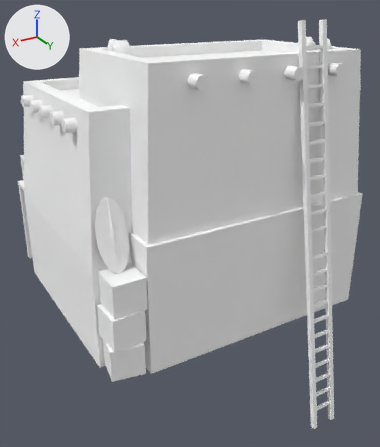
The glTF model assets/models/buildings/ptol_house_02.glb as it was, and as the next commit left it.
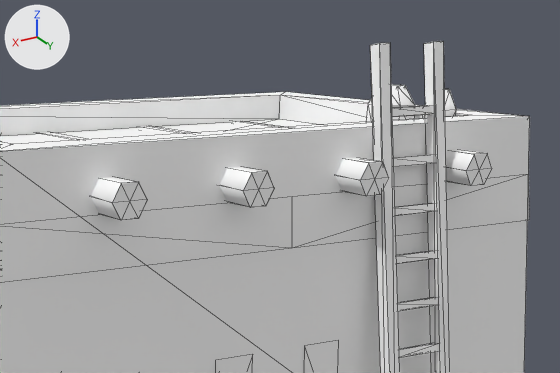
Old and new are each drawn whole from a 50 mm camera at (12.3, 22.5, 9.6) aimed at (-0.3, 1.6, -0.9) and again close up on the part from 40% to 98% of the width and 1% to 34% of the height. Lighting does not change. The marker at upper left points along +X, +Y and +Z. The older version's two pictures come first. The close-ups show mesh edges as thin lines. Vertices at exactly the same position are counted once.

Names of what the first close-up shows: 'Building'.
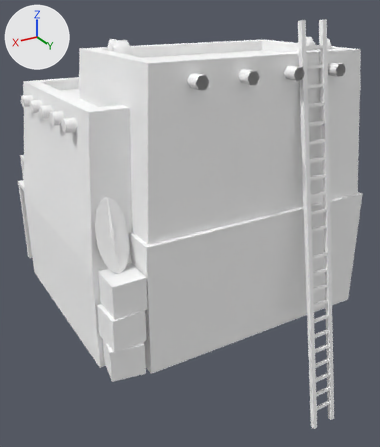
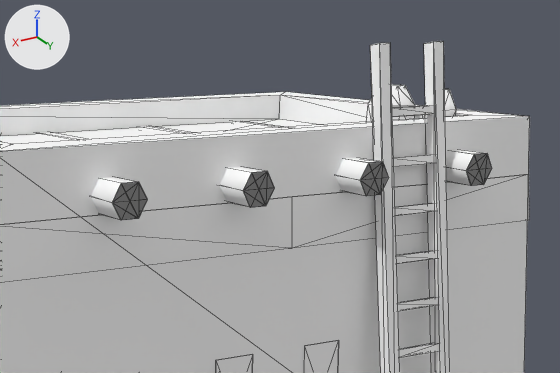
Where the change shows, as pixel boxes (x1, y1, x2, y2) in the close-ups (560 x 373 px):
part 1 of me_b, added: after (2, 153, 520, 371)

What the commit changed:
me_b is used by ob_building; location (0.0, 0.0, 0.0).
me_b had 1372 vertices, 1799 faces and spanned x -6.4..6.4, y -7.3..9.3, z -9.0..8.8.
me_b now has 2060 vertices, 2215 faces and spans x -6.4..6.4, y -7.3..9.3, z -9.0..8.8.
me_b part 1: 688 vertices added at x -6.4..6.4, y -7.3..9.3, z -9.0..7.8.
